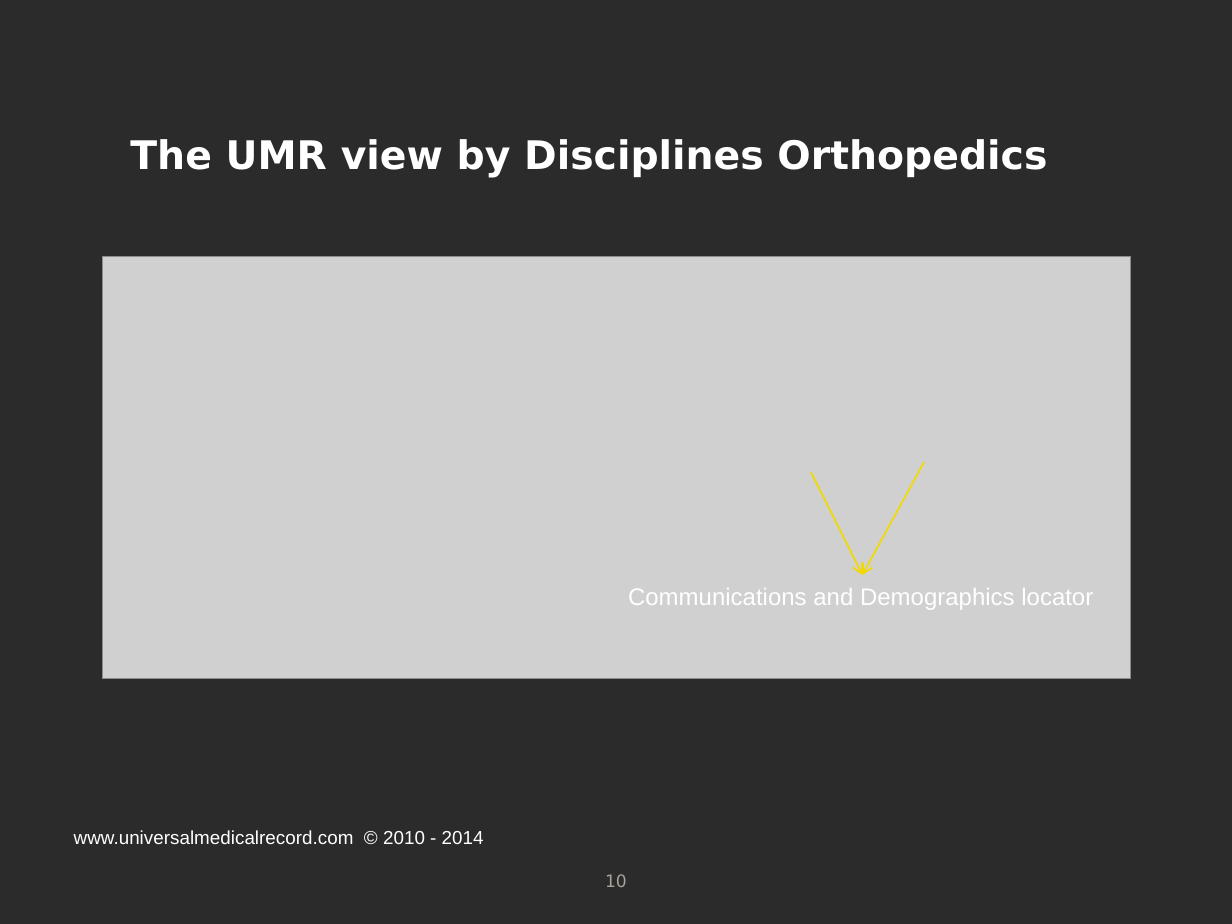
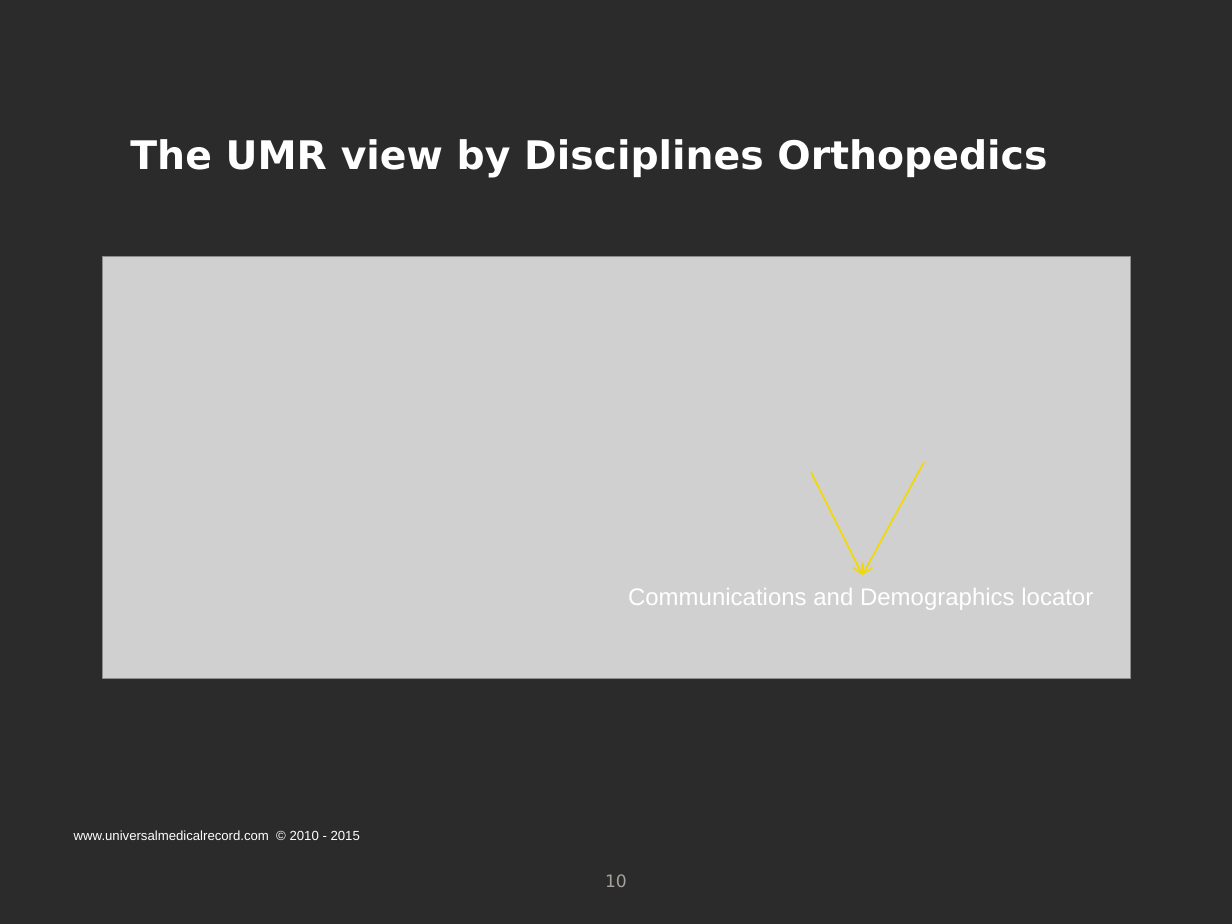
Before and after one commit to UMR/UMRPublic, a slide deck: slide 10 of UMRPublic/Slides/SlidePresentation2015.ppt. Drawn at 1232x924 pixels with LibreOffice and Linux fonts; fonts in the diff are those of the drawing; grey boxes stand for pictures; background and template pictures are left out; a plain dark background stands for a picture behind light text. Boxes give left, top, right and bottom in pixels: in the first picture for what was removed or moved away, otherwise in the second. Text is boxed around its words. In the diff, an @@ line names an element or a change of style, - is before the commit and + after.

```diff
--- a/UMRPublic/Slides/SlidePresentation2015.ppt
+++ b/UMRPublic/Slides/SlidePresentation2015.ppt
@@ text at bbox=[74, 830, 360, 840]: text changed; size 11 to 7.7 pt @@
-www.universalmedicalrecord.com © 2010 - 2014
+www.universalmedicalrecord.com © 2010 - 2015
```
Also in this commit, not shown: 14 other slides changed, 1 slide added, 1 slide removed, 1 other file.
